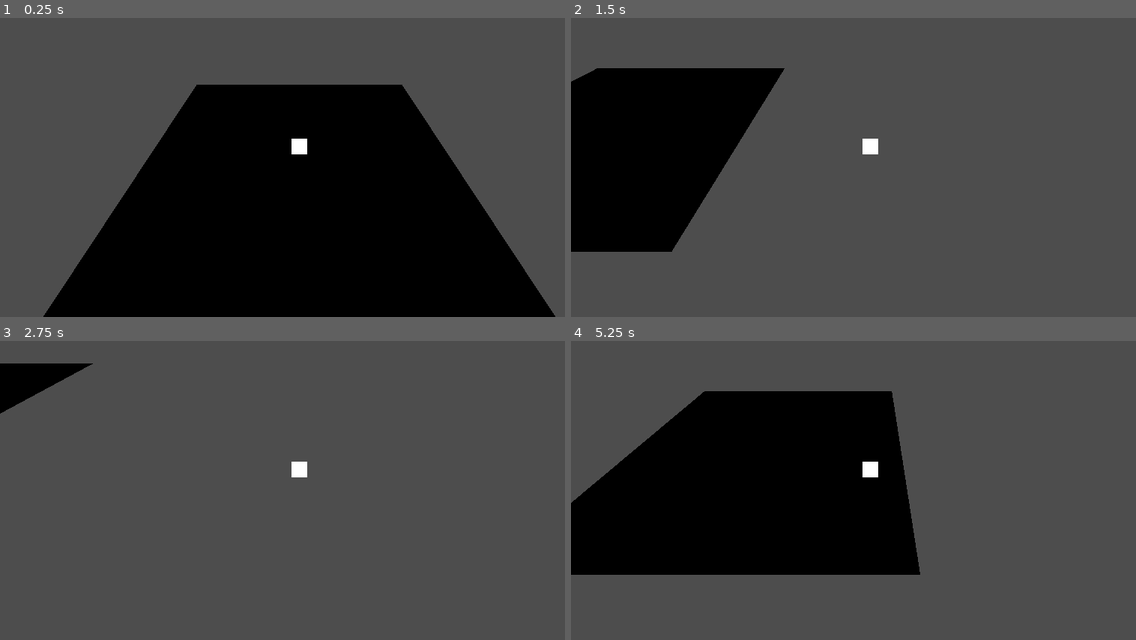
Above: before the commit, frames 1-4 (two rows, left to right).
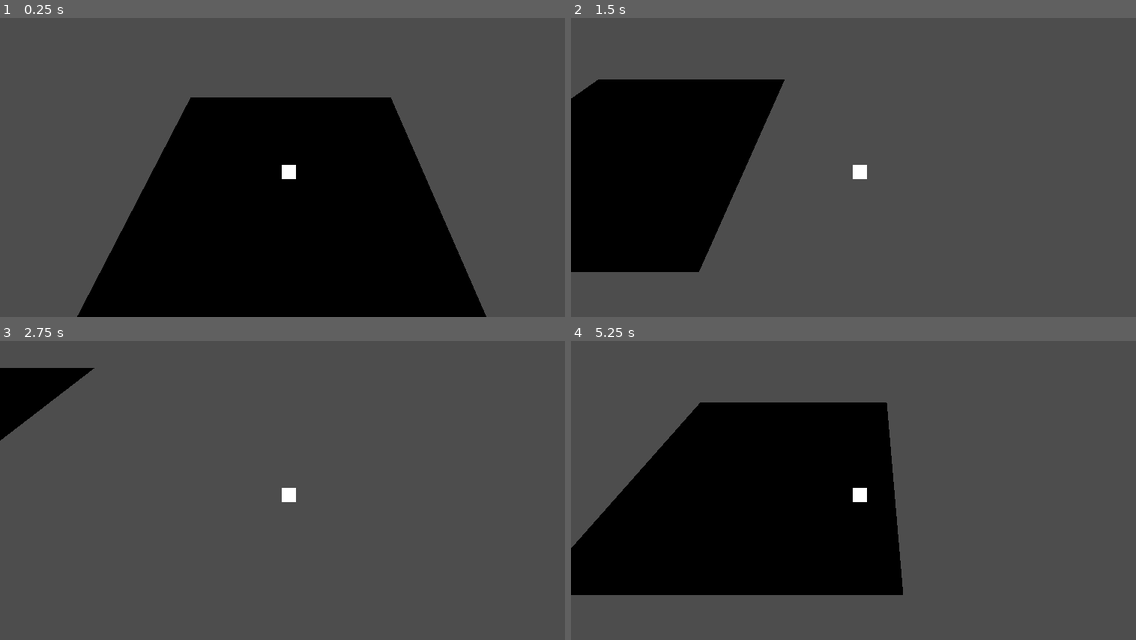
Above: after the commit, the same moments.

Repository: etjwalsh/N330Group3Project
Game: Godot game, scene res://Scenes/Root/root.tscn
Same seed, same stepped clock (60 frames per second), same inputs: the game is played once before the commit and once after it.
Inputs (mouse positions are in pixels of both pictures, inside the frame that each line leads up to):
- Up to frame 1 (0.25 s): no input
- Up to frame 2 (1.5 s): move the mouse to (1000, 131) at 0.52 s; hold D (right) 0.53-1.28 s; tap Shift (dash) at 0.6, 1.35 s; move the mouse to (751, 164) at 1.27 s; hold S (down) from 1.28 s (still down)
- Up to frame 3 (2.75 s): move the mouse to (361, 397) at 2.02 s; release S (down) at 2.03 s; hold D (right) from 2.03 s (still down); right-click (361, 397) at 2.1 s; tap Shift (dash) at 2.3 s
- Up to frame 4 (5.25 s): move the mouse to (842, 538) at 2.77 s; release D (right) at 2.78 s; hold W (up) 2.78-3.53 s; click (842, 538) at 2.85 s; tap Shift (dash) at 3.05, 3.6, 4.35 s; move the mouse to (1051, 523) at 3.52 s; hold A (left) 3.53-5.03 s; move the mouse to (689, 421) at 4.27 s; move the mouse to (898, 472) at 5.02 s; hold S (down) from 5.03 s (still down); right-click (898, 472) at 5.1 s

The runs differ from the first frame. In frame 1, 10% of the frame differs, in the area x 7-99%, y 22-100%; in frame 2, 5.5%; in frame 3, 1.4%; in frame 4, 8.9%.

Commit message:
player changes colors when dashing

Diff:
--- a/Scenes/Player/player.gd
+++ b/Scenes/Player/player.gd
@@ -71,6 +71,7 @@
 			$DashTimer.start()
 			SPEED += 35.0
 			canDash = false
+			$AnimatedSprite3D.modulate = Color(0, 1, 1) # REMOVE LATER
 
 func _input(event: InputEvent) -> void:
 	if event is InputEventMouse:
@@ -79,6 +80,7 @@
 func _on_dash_timer_timeout() -> void:
 	SPEED = 15
 	$DashCooldown.start()
+	$AnimatedSprite3D.modulate = Color(1, 1, 1) # REMOVE LATER
 
 func _on_dash_cooldown_timeout() -> void:
 	canDash = true
--- a/Scenes/Player/player.tscn
+++ b/Scenes/Player/player.tscn
@@ -22,7 +22,7 @@
 script = ExtResource("1_s4hq0")
 
 [node name="Camera3D" type="Camera3D" parent="."]
-transform = Transform3D(1, 0, 0, 0, 0.707107, 0.707107, 0, -0.707107, 0.707107, 0, 9.8075, 9.99301)
+transform = Transform3D(1, 0, 0, 0, 0.642788, 0.766044, 0, -0.766044, 0.642788, 0.729536, 13.1099, 8.79718)
 current = true
 
 [node name="CollisionShape3D" type="CollisionShape3D" parent="."]
--- a/Scenes/Root/root.tscn
+++ b/Scenes/Root/root.tscn
@@ -6,6 +6,7 @@
 [node name="Root" type="Node"]
 
 [node name="Player" parent="." instance=ExtResource("1_3608u")]
-transform = Transform3D(1, 0, 0, 0, 1, 0, 0, 0, 1, 0, 1, 0)
+transform = Transform3D(1, 0, 0, 0, 1, 0, 0, 0, 1, 0.0413322, 0.999998, -0.0342522)
 
 [node name="Map" parent="." instance=ExtResource("2_nqqoq")]
+transform = Transform3D(20.5667, 0, 0, 0, 1, 0, 0, 0, 18.9019, -0.114811, -0.0411806, -0.250698)
